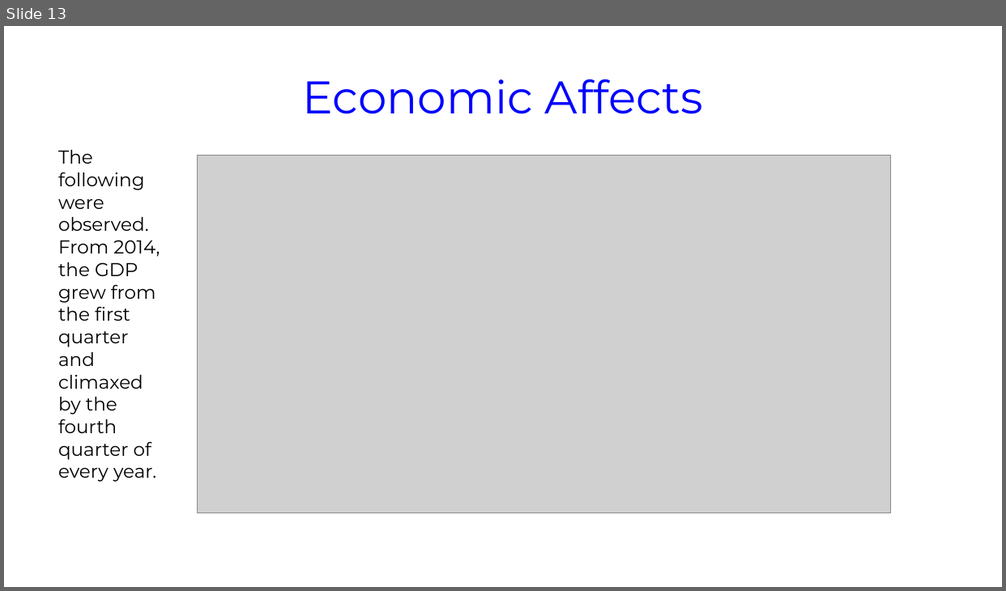
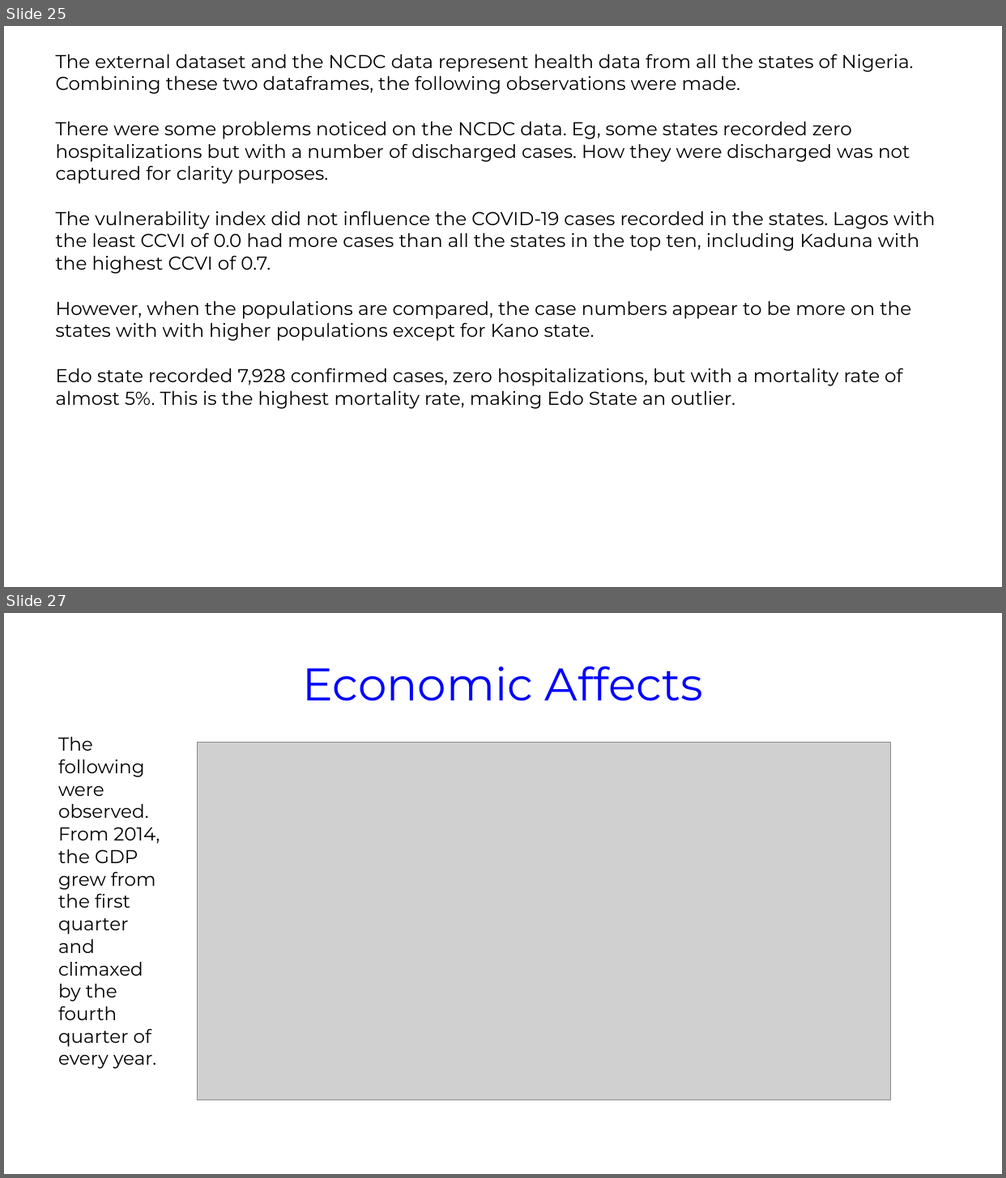
Before and after one commit to iroanya/Nigeria-COVID-19-Data-Analysis-Using-Python, a slide deck: Ustacky Capstone Project for Data Science Micro Degree.pptx. Shown one above the other, each under a label of ours: slide 13 before the commit, slides 25 and 27 after it; the slides between them are not shown. The pictures are 1006x591 and 1006x1178 pixels, drawn with LibreOffice and Linux fonts; fonts in the diff are those of the drawing; grey boxes stand for pictures. Boxes give left, top, right and bottom in pixels: in the first picture for what was removed or moved away, otherwise in the second. Text is boxed around its words. In the diff, an @@ line names an element or a change of style, - is before the commit and + after.

```diff
--- a/Ustacky Capstone Project for Data Science Micro Degree.pptx
+++ b/Ustacky Capstone Project for Data Science Micro Degree.pptx
@@ slide 25 added at <box>4,26,1002,587</box>, background #FFFFFF @@
@@ text added at <box>56,54,936,409</box>, 18 pt, text #000000 @@
+The external dataset and the NCDC data represent health data from all the states of Nigeria. Combining these two dataframes, the following observations were made.
+There were some problems noticed on the NCDC data. Eg, some states recorded zero hospitalizations but with a number of discharged cases. How they were discharged was not captured for clarity purposes.
+The vulnerability index did not influence the COVID-19 cases recorded in the states. Lagos with the least CCVI of 0.0 had more cases than all the states in the top ten, including Kaduna with the highest CCVI of 0.7.
+However, when the populations are compared, the case numbers appear to be more on the states with with higher populations except for Kano state.
+Edo state recorded 7,928 confirmed cases, zero hospitalizations, but with a mortality rate of almost 5%. This is the highest mortality rate, making Edo State an outlier.
@@ what was slide 13 is now slide 27 @@
```
Also in this commit, not shown: 11 slides changed, 17 other slides added, 1 slide removed.
